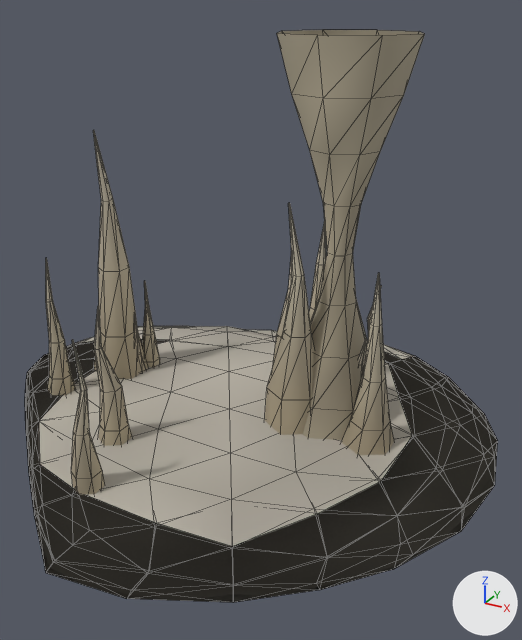
A saved change to the glTF model public/ark/assets/v1/rocks/stalagmites-a.lod1.glb.
The view is the same before and after, from a 50 mm lens placed at (2.15, -3.49, 2.54), pointed at (0.31, -0.13, 0.86). The axes (+X, +Y, +Z) are drawn at lower right. The lights are the same throughout. The first picture is the older version. Mesh edges are drawn as thin lines.
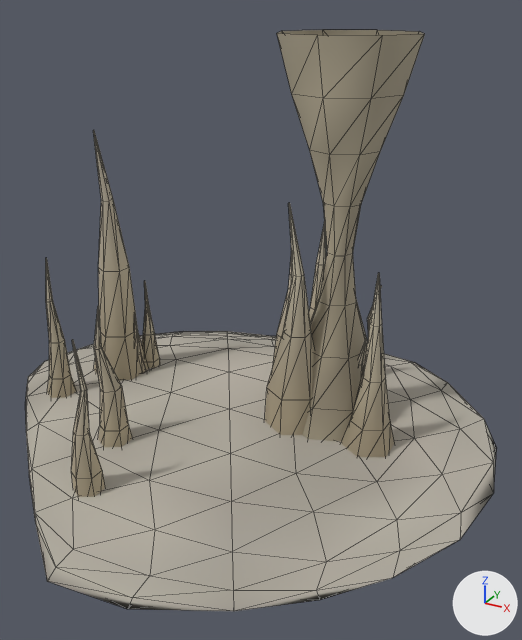
Changed parts and their boxes (x1, y1, x2, y2) in the pictures (522 x 640 px; the box of a moved part takes in the faces that stretch with it):
'Mesh_0', reshaped
    before: (25, 30, 498, 602)
    after: (26, 30, 496, 611)
part 1 of me_mesh_0, moved or reshaped
    before: (26, 326, 498, 599)
    after: (26, 331, 496, 597)
part 2 of me_mesh_0, recoloured
    before: (25, 326, 498, 602)
    after: (26, 331, 493, 611)

What the commit changed:
me_mesh_0 has 594 vertices, 1024 faces and spans x -1.62..1.7, y -1.68..1.44, z -0.06..2.4.
me_mesh_0 is used by ob_mesh_0; location (0.0, 0.0, 0.0).
me_mesh_0 part 1: 154 of 594 vertices moved; they spanned x -1.62..1.7, y -1.68..1.44, z 0.03..0.12 and now span x -1.62..1.7, y -1.68..1.44, z 0.01..0.11; mean shift (0.0, 0.0, -0.05); largest move (-1.42, 0.69, 0.12) -> (-1.42, 0.69, 0.03).
me_mesh_0 part 2: 163 kept faces spanning x -1.62..1.7, y -1.68..1.44, z 0.0..0.11 get new vertex colours; the middle colour goes from grey #a09a8f to grey #9e998d.
